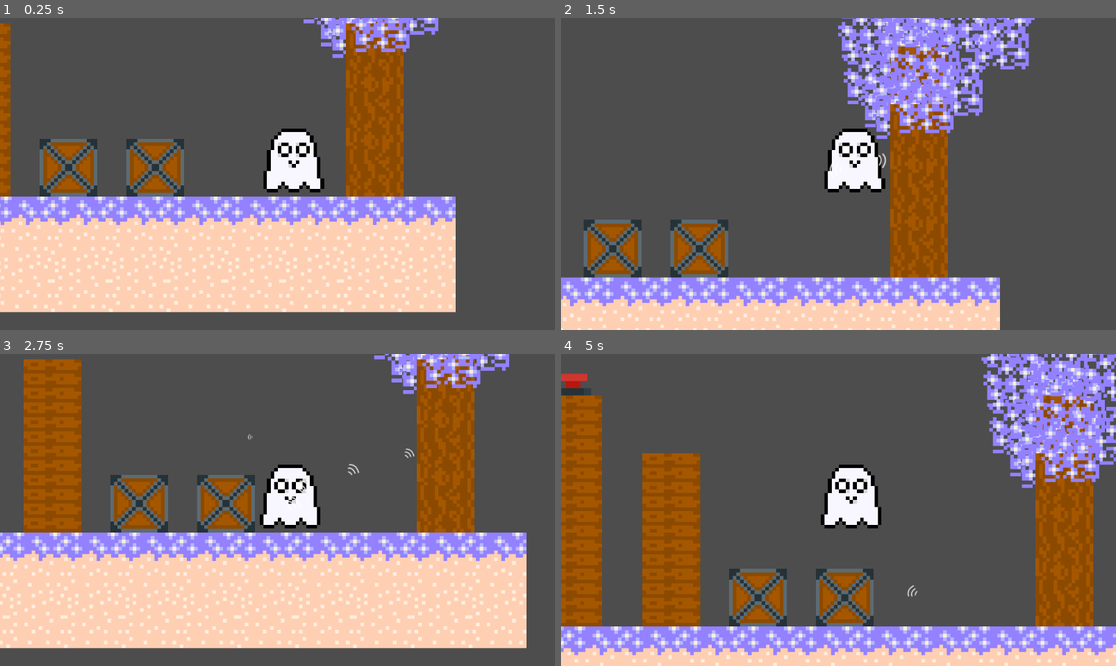
Above: before the commit, frames 1-4 (two rows, left to right).
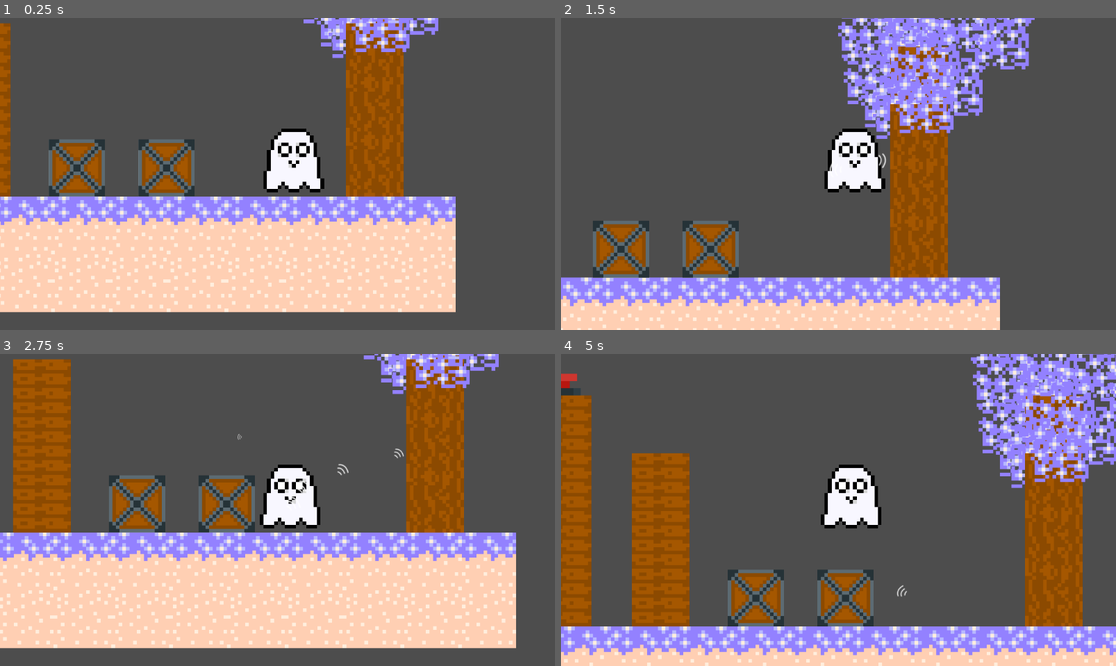
Above: after the commit, the same moments.

Repository: IonelPopJara/Game
Game: Godot game, scene res://Scenes/Level1.tscn
The game is run twice, just before and just after one commit, with the same random seed, the same clock (stepped at 60 frames per second) and the same inputs.
Inputs (mouse positions are in pixels of both pictures, inside the frame that each line leads up to):
- Up to frame 1 (0.25 s): no input
- Up to frame 2 (1.5 s): tap Enter at 0.5 s; move the mouse to (960, 158) at 0.52 s; press the mouse at (960, 158) at 0.53 s; hold D (move_right) from 0.53 s (still down); tap Space (jump) at 0.77 s; move the mouse to (727, 189) at 1.27 s; release the mouse at (727, 189) at 1.28 s; click (727, 189) at 1.35 s
- Up to frame 3 (2.75 s): tap Space (jump) at 1.52 s; move the mouse to (333, 441) at 2.02 s; release D (move_right) at 2.03 s; press the mouse at (333, 441) at 2.03 s; hold A (move_left) from 2.03 s (still down)
- Up to frame 4 (5 s): move the mouse to (810, 572) at 2.77 s; release A (move_left) at 2.78 s; release the mouse at (810, 572) at 2.78 s; hold D (move_right) 2.78-4.28 s; click (810, 572) at 2.85 s; tap Space (jump) at 3.02, 3.77, 4.52 s; move the mouse to (1005, 556) at 3.52 s; press the mouse at (1005, 556) at 3.53 s; move the mouse to (672, 463) at 4.27 s; release the mouse at (672, 463) at 4.28 s; hold A (move_left) from 4.28 s (still down); click (672, 463) at 4.35 s

The runs differ from the first frame. In frame 1, 3.5% of the frame differs, in the area x 7-36%, y 38-58%; in frame 2, 3.6%; in frame 3, 20%; in frame 4, 23%, in the area x 0-100%, y 0-100%.

Commit message:
Add movable boxes to L1

Diff:
--- a/Scenes/Level1.tscn
+++ b/Scenes/Level1.tscn
@@ -1,9 +1,11 @@
-[gd_scene load_steps=5 format=3 uid="uid://didj24cb5hf6q"]
+[gd_scene load_steps=6 format=3 uid="uid://didj24cb5hf6q"]
 
 [ext_resource type="Texture2D" uid="uid://xex8qp4dqqbn" path="res://Sprites/palette.png" id="1_rn7yf"]
 [ext_resource type="PackedScene" uid="uid://c4w1ktg8blxt6" path="res://Scenes/Player.tscn" id="2_0babs"]
+[ext_resource type="PackedScene" uid="uid://dkaua2vestj0o" path="res://Scenes/movable_block.tscn" id="3_5u8mb"]
 
 [sub_resource type="TileSetAtlasSource" id="TileSetAtlasSource_m285q"]
+resource_name = "atlas1"
 texture = ExtResource("1_rn7yf")
 separation = Vector2i(20, 20)
 texture_region_size = Vector2i(160, 160)
@@ -52,7 +54,13 @@
 position = Vector2(-109, 579)
 tile_set = SubResource("TileSet_1vl1t")
 format = 2
-layer_0/tile_data = PackedInt32Array(262150, 0, 0, 262160, 0 …(1758 unchanged characters)…  0, 1, -393200, 0, 2, -3014624, 65536, 2, -393152, 131072, 0, -393137, 131072, 0)
+layer_0/tile_data = PackedInt32Array(262150, 0, 0, 262160, 0 …(1758 unchanged characters)…  0, 1, -393200, 0, 2, -3014624, 65536, 2)
 
 [node name="CharacterBody2D" parent="." instance=ExtResource("2_0babs")]
 position = Vector2(1503, 488)
+
+[node name="Movable Block" parent="." instance=ExtResource("3_5u8mb")]
+position = Vector2(1108, 646)
+
+[node name="Movable Block2" parent="." instance=ExtResource("3_5u8mb")]
+position = Vector2(1356, 647)
--- a/Scenes/movable_block.tscn
+++ b/Scenes/movable_block.tscn
@@ -1,17 +1,25 @@
-[gd_scene load_steps=4 format=3 uid="uid://dkaua2vestj0o"]
+[gd_scene load_steps=5 format=3 uid="uid://dkaua2vestj0o"]
 
-[ext_resource type="Texture2D" uid="uid://5wei6tqnb8ok" path="res://Sprites/square.png" id="1_j1v81"]
 [ext_resource type="Script" path="res://Scenes/movable_block.gd" id="1_o4mst"]
+[ext_resource type="Texture2D" uid="uid://xex8qp4dqqbn" path="res://Sprites/palette.png" id="2_5frms"]
+
+[sub_resource type="AtlasTexture" id="AtlasTexture_0tnxc"]
+atlas = ExtResource("2_5frms")
+region = Rect2(360, 0, 160, 160)
 
 [sub_resource type="RectangleShape2D" id="RectangleShape2D_27jrk"]
+size = Vector2(51.8333, 52.4167)
 
 [node name="Movable Block" type="RigidBody2D"]
+position = Vector2(159, 162)
 script = ExtResource("1_o4mst")
 
 [node name="Sprite2D" type="Sprite2D" parent="."]
-scale = Vector2(3, 3)
-texture = ExtResource("1_j1v81")
+position = Vector2(-162, -161)
+scale = Vector2(0.975, 0.9875)
+texture = SubResource("AtlasTexture_0tnxc")
 
 [node name="CollisionShape2D" type="CollisionShape2D" parent="."]
+position = Vector2(-161.75, -160.625)
 scale = Vector2(3, 3)
 shape = SubResource("RectangleShape2D_27jrk")
